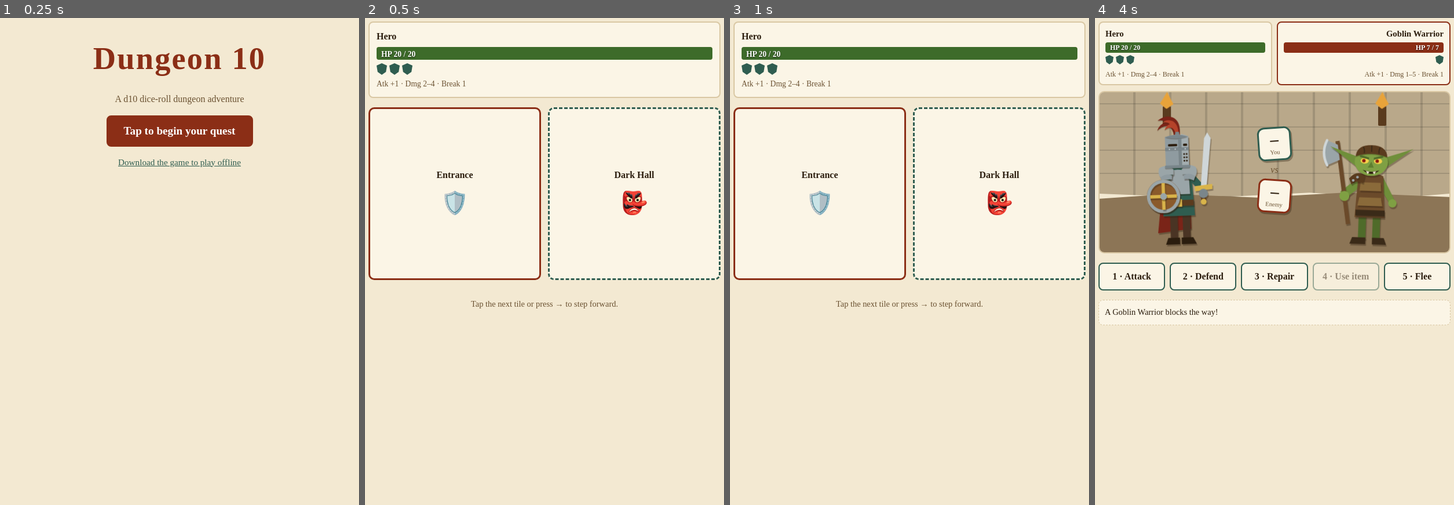
Above: before the commit, frames 1-4 (left to right).
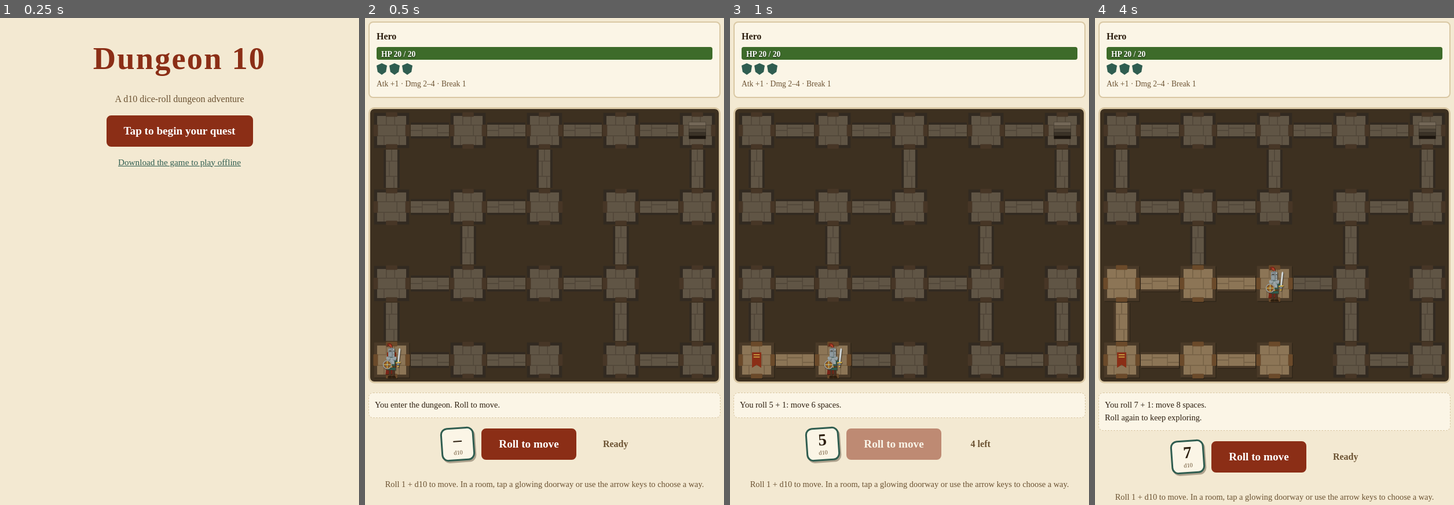
Above: after the commit, the same moments.

Repository: Wut-Lab/Dungeon-10
Game: browser game, page index.html
The game is run twice, just before and just after one commit, with the same random seed, the same clock (stepped at 60 frames per second) and the same inputs.
Inputs (mouse positions are in pixels of both pictures, inside the frame that each line leads up to):
- Up to frame 1 (0.25 s): no input
- Up to frame 2 (0.5 s): click "Tap to begin your quest" at 0.27 s
- Up to frame 3 (1 s): click (895, 446) at 0.52 s, where only the run after the commit has a clickable "Roll to move"; click (794, 358) at 0.77 s, where only the run after the commit has a clickable "▶"
- Up to frame 4 (4 s): hold Right 1.03-1.53 s; tap Space every 0.5 s from 1.1 to 3.6 s; hold Down 1.58-1.85 s; hold Left 1.9-2.47 s; hold Up 2.52-2.82 s; tap W at 2.52 s; hold Right 2.87-3.53 s; tap S at 3.52 s; hold Up 3.58-3.82 s; hold Left from 3.87 s (still down)

Frame 1 is identical in both runs. In frame 2, 58% of the frame differs, in the area x 0-100%, y 18-97%; in frame 3, 58%; in frame 4, 65%, in the area x 0-100%, y 0-100%.

Commit message:
Dungeon map and dice movement
Rooms (doors on every wall), vertical and horizontal hallways on a grid
map from data.js. Roll 1 + d10 to move; hallways run straight, rooms
with more than one way on let you choose (tap or arrow keys). Each room
has a 25% chance of a Goblin Warrior, rolled on first entry; meeting one
stops the move and starts a fight. Flee steps back into the hallway.
Reaching the exit stairs wins. Unvisited cells are dimmed.

Co-Authored-By: Claude Opus 5.5 <noreply@anthropic.com>
Claude-Session: https://claude.ai/code/session_013BExePevm9JAB9t41chAoh

Diff:
--- a/art.js
+++ b/art.js
@@ -79,3 +79,29 @@
   <path class="d" d="M56 68.2 l2 4 l2 -3.4 Z M64 68.8 l2 3.4 l2 -4 Z" fill="#f3e9d2"/>
   </svg>`,
 };
+
+// Map tiles, drawn in the same paper style. viewBox 0 0 100 100.
+// Doors and hallways meet at the middle of each edge (x/y 34..66).
+const FLOOR = '#8c7556', WALL = '#4a3a28', DOOR = '#6b4a2a';
+const roomBase = extra => `<svg viewBox="0 0 100 100" class="tile-art">
+  <rect x="8" y="8" width="84" height="84" fill="${FLOOR}"/>
+  <path class="d" d="M8 36 H92 M8 64 H92 M36 8 V36 M64 36 V64 M30 64 V92 M70 64 V92 M58 8 V36" stroke="#7a6447" stroke-width="1.5"/>
+  <rect x="8" y="8" width="84" height="84" fill="none" stroke="${WALL}" stroke-width="8"/>
+  <rect class="d" x="35" y="2" width="30" height="12" rx="2" fill="${DOOR}"/>
+  <rect class="d" x="35" y="86" width="30" height="12" rx="2" fill="${DOOR}"/>
+  <rect class="d" x="2" y="35" width="12" height="30" rx="2" fill="${DOOR}"/>
+  <rect class="d" x="86" y="35" width="12" height="30" rx="2" fill="${DOOR}"/>
+  ${extra}</svg>`;
+const TILE_ART = {
+  R: roomBase(''),
+  S: roomBase(`<path class="d" d="M38 30 H62 V70 L50 62 L38 70 Z" fill="#8b2e16"/><path class="d" d="M42 36 H58 M42 42 H58" stroke="#d9b44a" stroke-width="2"/>`),
+  E: roomBase(`<rect class="d" x="28" y="28" width="44" height="44" fill="#2b1d0e"/>
+    <rect class="d" x="28" y="28" width="44" height="9" fill="#a89070"/><rect class="d" x="28" y="37" width="44" height="9" fill="#8c7556"/>
+    <rect class="d" x="28" y="46" width="44" height="9" fill="#6f5c42"/><rect class="d" x="28" y="55" width="44" height="9" fill="#54452f"/>`),
+  '|': `<svg viewBox="0 0 100 100" class="tile-art"><rect x="32" y="0" width="36" height="100" fill="${FLOOR}"/>
+    <path class="d" d="M32 30 H68 M32 70 H68 M50 0 V30 M44 30 V70 M56 70 V100" stroke="#7a6447" stroke-width="1.5"/>
+    <path d="M32 0 V100 M68 0 V100" stroke="${WALL}" stroke-width="6"/></svg>`,
+  '-': `<svg viewBox="0 0 100 100" class="tile-art"><rect x="0" y="32" width="100" height="36" fill="${FLOOR}"/>
+    <path class="d" d="M30 32 V68 M70 32 V68 M0 50 H30 M30 44 H70 M70 56 H100" stroke="#7a6447" stroke-width="1.5"/>
+    <path d="M0 32 H100 M0 68 H100" stroke="${WALL}" stroke-width="6"/></svg>`,
+};
--- a/data.js
+++ b/data.js
@@ -14,8 +14,19 @@
   goblinWarrior: { name: 'Goblin Warrior', icon: '👺', art: 'goblinWarrior', hp: 7, attack: 1, damage: [1, 5], armorBreak: 1, armor: 1, abilities: [] },
 };
 
-// The test map: two tiles.
-const TILES = [
-  { name: 'Entrance', kind: 'start' },
-  { name: 'Dark Hall', kind: 'fight', enemy: 'goblinWarrior' },
+// The dungeon map. One character per cell:
+//   S start room   E exit room   R room (doors on every wall)
+//   | vertical hallway   - horizontal hallway   . solid rock
+// Rooms join through the hallways next to them.
+const MAP = [
+  'R-R-R-R-E',
+  '|...|...|',
+  'R-R-R.R-R',
+  '..|...|..',
+  'R-R-R-R.R',
+  '|.....|.|',
+  'S-R-R.R-R',
 ];
+
+const ROOM_ENEMY_CHANCE = 0.25;           // chance a room holds an enemy, rolled when you first enter it
+const ROOM_ENEMIES = ['goblinWarrior'];   // which enemies can appear in rooms
--- a/game.js
+++ b/game.js
@@ -8,8 +8,34 @@
 const makeUnit = base => ({ ...base, hpNow: base.hp, broken: 0 });
 const intact = u => u.armor - u.broken;
 
+// ---- Map ----
+const DIRS = { up: [-1, 0], down: [1, 0], left: [0, -1], right: [0, 1] };
+const BACK = { up: 'down', down: 'up', left: 'right', right: 'left' };
+const at = (r, c) => MAP[r]?.[c] ?? '.';
+const key = (r, c) => r + ',' + c;
+const isRoom = ch => 'RSE'.includes(ch);
+const ROOM_NAME = { S: 'Entrance', E: 'Exit Stairs', R: 'Room', '|': 'Hallway', '-': 'Hallway' };
+
+// Ways out of a cell: rooms open into any hallway that runs toward them; hallways only run straight.
+function exits(r, c) {
+  const here = at(r, c), out = [];
+  for (const [d, [dr, dc]] of Object.entries(DIRS)) {
+    const there = at(r + dr, c + dc), vertical = d === 'up' || d === 'down';
+    if (here === '|' && !vertical || here === '-' && vertical) continue;
+    if (there === '|' && vertical || there === '-' && !vertical || isRoom(there) && !isRoom(here)) out.push(d);
+  }
+  return out;
+}
+
+function findStart() { for (let r = 0; r < MAP.length; r++) { const c = MAP[r].indexOf('S'); if (c >= 0) return { r, c }; } }
+
 function newRun() {
-  state = { pos: 0, hero: makeUnit(PLAYER), foe: null, cleared: new Set(), over: false, log: [] };
+  state = {
+    cell: findStart(), prev: null, dir: null, steps: 0, moveRoll: null, choosing: null, moving: false,
+    visited: new Set(), foes: {}, hero: makeUnit(PLAYER), foe: null, over: false,
+    log: ['You enter the dungeon. Roll to move.'],
+  };
+  state.visited.add(key(state.cell.r, state.cell.c));
   show('play');
   render();
 }
@@ -17,16 +43,73 @@
 function show(id) { for (const s of document.querySelectorAll('.screen')) s.hidden = s.id !== id; }
 
 // ---- Movement ----
-function step() {
-  if (state.foe || state.over || state.pos >= TILES.length - 1) return;
-  state.pos++;
-  const t = TILES[state.pos];
-  if (t.kind === 'fight' && !state.cleared.has(state.pos)) {
-    state.foe = makeUnit(ENEMIES[t.enemy]);
+// Roll 1 + d10 steps. Hallways carry you straight on; in a room with more than one way on, you choose.
+const wait = ms => new Promise(res => setTimeout(res, calm.matches ? 0 : ms));
+
+async function rollMove() {
+  if (state.foe || state.over || state.moving || state.steps) return;
+  const die = d10();
+  state.moveRoll = die;
+  state.steps = 1 + die;
+  state.log = [`You roll ${die} + 1: move ${state.steps} spaces.`];
+  render();
+  await keepMoving();
+}
+
+async function keepMoving() {
+  state.moving = true;
+  while (state.steps > 0 && !state.foe && !state.over) {
+    const { r, c } = state.cell;
+    let options = exits(r, c);
+    if (isRoom(at(r, c))) {
+      const onward = options.filter(d => d !== BACK[state.dir]);
+      if (onward.length) options = onward;          // only turn back from a dead end
+      if (options.length > 1) { state.choosing = options; state.moving = false; render(); return; }
+    } else {
+      options = [state.dir];                         // hallways run straight
+    }
+    await moveTo(options[0]);
+  }
+  state.moving = false;
+  state.choosing = null;
+  if (!state.foe && !state.over) state.log.push('Roll again to keep exploring.');
+  render();
+}
+
+async function choose(d) {
+  if (!state.choosing?.includes(d)) return;
+  state.choosing = null;
+  state.moving = true;
+  await moveTo(d);
+  await keepMoving();
+}
+
+async function moveTo(d) {
+  const [dr, dc] = DIRS[d];
+  state.prev = { ...state.cell };
+  state.cell = { r: state.cell.r + dr, c: state.cell.c + dc };
+  state.dir = d;
+  state.steps--;
+  enterCell();
+  render();
+  await wait(220);
+}
+
+function enterCell() {
+  const { r, c } = state.cell, k = key(r, c), ch = at(r, c);
+  const first = !state.visited.has(k);
+  state.visited.add(k);
+  if (ch === 'E') { state.steps = 0; state.log.push('You find the stairs out of the dungeon!'); return end(true); }
+  if (ch === 'R' && first && Math.random() < ROOM_ENEMY_CHANCE) {
+    const id = ROOM_ENEMIES[Math.floor(Math.random() * ROOM_ENEMIES.length)];
+    state.foes[k] = makeUnit(ENEMIES[id]);
+  }
+  if (state.foes[k]) {
+    state.steps = 0;                                  // an enemy stops you mid-move
+    state.foe = state.foes[k];
     state.lastRoll = null; state.fx = []; state.armorFx = null;
     state.log = [`A ${state.foe.name} blocks the way!`];
   }
-  render();
 }
 
 // ---- Combat ----
@@ -58,7 +141,11 @@
   log.push(`You roll ${hd}${hTotal !== hd ? ` +${hTotal - hd} = ${hTotal}` : ''} vs ${f.name} ${fd} +${f.attack} = ${fTotal}`);
 
   if (action === 'flee') {
-    if (hTotal > fTotal) { log.push('You escape back the way you came!'); state.foe = null; state.pos--; state.log = log; return render(); }
+    if (hTotal > fTotal) {
+      log.push('You escape back the way you came!');
+      state.foe = null; state.cell = state.prev; state.dir = BACK[state.dir];
+      state.log = log; return render();
+    }
     log.push('You fail to escape!');
     log.push(hit(f, h));
   } else if (action === 'attack') {
@@ -92,10 +179,9 @@
   state.log = log;
   if (h.hpNow <= 0) return end(false);
   if (f.hpNow <= 0) {
-    log.push(`The ${f.name} is defeated!`);
-    state.cleared.add(state.pos);
+    log.push(`The ${f.name} is defeated! Roll to move on.`);
+    delete state.foes[key(state.cell.r, state.cell.c)];
     state.foe = null;
-    if (state.pos === TILES.length - 1) return end(true);
   }
   render();
 }
@@ -105,7 +191,7 @@
   render();
   $('#end-title').textContent = won ? 'Victory!' : 'You have fallen…';
   $('#end-text').textContent = won
-    ? `You cleared the dungeon with ${state.hero.hpNow} HP and ${intact(state.hero)}/${state.hero.armor} armor left.`
+    ? `You escaped the dungeon with ${state.hero.hpNow} HP and ${intact(state.hero)}/${state.hero.armor} armor left.`
     : 'The dungeon claims another adventurer.';
   $('#end-log').textContent = state.log.join('\n');
   show('end');
@@ -191,32 +277,48 @@
   $('#fd-sub').textContent = r ? `rolled ${r.fd}` : 'Enemy';
   $('#actions').hidden = !f;
   $('#log').textContent = state.log.join('\n');
-  $('.hint').hidden = !!f;
-
+
+  drawMap();
+  const moving = !f && !state.over;
+  $('#move').hidden = !moving;
+  $('#roll-move').disabled = !!(state.steps || state.moving);
+  $('#move-die').textContent = state.moveRoll ?? '–';
+  $('#steps').textContent = state.choosing ? `${state.steps} left · choose a way` : state.steps ? `${state.steps} left` : 'Ready';
+}
+
+function drawMap() {
   const b = $('#board');
+  b.style.setProperty('--cols', MAP[0].length);
   b.innerHTML = '';
-  TILES.forEach((t, i) => {
-    const el = document.createElement('button');
-    const next = i === state.pos + 1 && !f;
-    el.className = 'tile' + (i === state.pos ? ' here' : '') + (next ? ' next' : '');
-    const foeHere = t.kind === 'fight' && !state.cleared.has(i);
-    el.innerHTML = `<span class="tname">${t.name}</span>` +
-      (i === state.pos ? '<span class="token">🛡️</span>' : '') +
-      (foeHere ? `<span class="token">${ENEMIES[t.enemy].icon}</span>` : '');
-    el.setAttribute('aria-label', t.name + (i === state.pos ? ', you are here' : '') + (foeHere ? ', enemy' : ''));
-    el.onclick = () => { if (next) step(); };
-    b.append(el);
-  });
+  const choiceAt = {};
+  for (const d of state.choosing || []) choiceAt[key(state.cell.r + DIRS[d][0], state.cell.c + DIRS[d][1])] = d;
+  MAP.forEach((row, r) => [...row].forEach((ch, c) => {
+    const k = key(r, c), cell = document.createElement(choiceAt[k] ? 'button' : 'div');
+    cell.className = 'cell' + (ch === '.' ? ' rock' : '') + (!state.visited.has(k) && ch !== '.' ? ' fog' : '') + (choiceAt[k] ? ' pick' : '');
+    if (ch !== '.') cell.innerHTML = TILE_ART[ch];
+    if (state.foes[k]) cell.insertAdjacentHTML('beforeend', `<div class="mini foe-mini">${ART[state.foes[k].art]}</div>`);
+    if (state.cell.r === r && state.cell.c === c) cell.insertAdjacentHTML('beforeend', `<div class="mini hero-mini">${ART.hero}</div>`);
+    if (choiceAt[k]) {
+      const d = choiceAt[k];
+      cell.insertAdjacentHTML('beforeend', `<span class="arrow">${{ up: '▲', down: '▼', left: '◀', right: '▶' }[d]}</span>`);
+      cell.setAttribute('aria-label', 'Go ' + d);
+      cell.onclick = () => choose(d);
+    }
+    b.append(cell);
+  }));
 }
 
 // ---- Input ----
 $('#start').onclick = newRun;
 $('#again').onclick = newRun;
+$('#roll-move').onclick = rollMove;
 document.querySelectorAll('#actions button').forEach(btn => btn.onclick = () => act(btn.dataset.act));
 addEventListener('keydown', e => {
   if (!$('#title').hidden && (e.key === 'Enter' || e.key === ' ')) { e.preventDefault(); return newRun(); }
   if ($('#play').hidden) return;
-  if (e.key === 'ArrowRight') step();
+  const arrow = { ArrowUp: 'up', ArrowDown: 'down', ArrowLeft: 'left', ArrowRight: 'right' }[e.key];
+  if (arrow && state.choosing) { e.preventDefault(); return choose(arrow); }
+  if ((e.key === ' ' || e.key === 'Enter') && !state.foe && !$('#move').hidden && document.activeElement?.tagName !== 'BUTTON') { e.preventDefault(); return rollMove(); }
   const btn = document.querySelector(`#actions button[data-key="${e.key}"]`);
   if (btn && !btn.disabled && state.foe) act(btn.dataset.act);
 });
--- a/index.html
+++ b/index.html
@@ -44,7 +44,12 @@
       <button data-act="flee" data-key="5">5 · Flee</button>
     </div>
     <pre id="log" aria-live="polite"></pre>
-    <p class="hint">Tap the next tile or press → to step forward.</p>
+    <div id="move">
+      <div class="die move-die"><b id="move-die">–</b><small>d10</small></div>
+      <button id="roll-move" class="big">Roll to move</button>
+      <span id="steps"></span>
+    </div>
+    <p class="hint">Roll 1 + d10 to move. In a room, tap a glowing doorway or use the arrow keys to choose a way.</p>
   </section>
 
   <section id="end" class="screen" hidden>
--- a/style.css
+++ b/style.css
@@ -28,10 +28,22 @@
 #actions button:disabled{opacity:.45;cursor:not-allowed}
 #log,#end-log{width:100%;white-space:pre-wrap;font:.9rem/1.5 Georgia,serif;text-align:left;margin:0;color:var(--fg);background:var(--card);border:1px dashed var(--line);border-radius:8px;padding:10px;min-height:3em}
 #log:empty{display:none}
-#board{display:flex;gap:12px;width:100%}
-.tile{flex:1;aspect-ratio:1;border:3px solid var(--line);border-radius:10px;background:var(--card);color:var(--fg);font:inherit;display:grid;place-items:center;align-content:center;gap:8px;cursor:default}
-.tile.here{border-color:var(--accent)}.tile.next{border-style:dashed;border-color:var(--accent2);cursor:pointer}
-.tname{font-weight:700}.token{font-size:2.4rem}
+#board{display:grid;grid-template-columns:repeat(var(--cols),1fr);width:100%;background:#3d3020;border:3px solid var(--line);border-radius:10px;padding:4px;gap:0}
+.cell{position:relative;aspect-ratio:1;padding:0;border:0;background:none;font:inherit;color:inherit}
+.cell.rock{background:#3d3020}
+.cell .tile-art{position:absolute;inset:0;width:100%;height:100%;filter:drop-shadow(1px 1.5px 0 rgba(0,0,0,.35))}
+.tile-art .d{filter:drop-shadow(.3px .5px 0 rgba(0,0,0,.3))}
+.cell.fog .tile-art{filter:brightness(.72) saturate(.7)}
+.cell.pick{cursor:pointer;outline:3px solid #f2d14a;outline-offset:-3px;border-radius:4px;animation:pick 1s infinite alternate;z-index:2}
+@keyframes pick{to{outline-color:#f2d14a66}}
+.arrow{position:absolute;inset:0;display:grid;place-items:center;color:#f2d14a;font-size:clamp(.7rem,4vw,1.4rem);text-shadow:0 1px 2px #000}
+.mini{position:absolute;inset:4% 14% 2%;display:flex;justify-content:center;pointer-events:none;z-index:1}
+.mini svg{height:100%;width:auto;filter:drop-shadow(1px 1.5px 0 rgba(0,0,0,.4))}
+.foe-mini{inset:10% 4% 2% 30%}.hero-mini~.foe-mini,.foe-mini~.hero-mini{}
+#move{display:flex;align-items:center;gap:12px;flex-wrap:wrap;justify-content:center}#move[hidden]{display:none}
+.move-die{transform:none;width:52px;height:52px}
+#roll-move:disabled{opacity:.5;cursor:default}
+#steps{color:var(--mute);font-weight:700;min-width:7em}
 .hint{color:var(--mute);font-size:.9rem}
 
 /* ---- Combat screen: paper-cutout face-off ---- */
@@ -57,7 +69,7 @@
 .die small{font-size:.65rem}
 .die.roll{animation:tumble .4s ease-out}
 @keyframes tumble{from{transform:rotate(-200deg) scale(.6)}}
-@media (prefers-reduced-motion:reduce){.fig,.die,.torch::before,.fig::after{animation:none!important}}
+@media (prefers-reduced-motion:reduce){.fig,.die,.torch::before,.fig::after,.cell.pick{animation:none!important}}
 @media (min-width:520px){.stage{height:280px}.fig{height:230px}}
 .plates{display:grid;grid-template-columns:1fr 1fr;gap:8px}
 .plates .unit{padding:8px 10px;gap:4px}.plates .who{font-size:.92rem}
